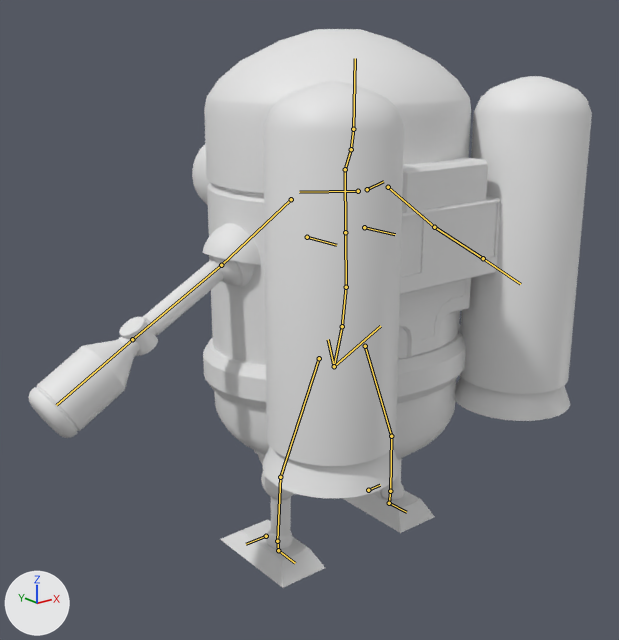
Renders of the Blender file Assets/Models/Booba Fet.blend from each side of a commit.
Before and after are seen from a camera (50 mm lens) standing at (-4.34, -5.09, 4.44) and looking at (-0.21, 0.07, 2.38). Arrows for +X, +Y and +Z are at lower left; the lights stay in place. The bones that bend it are drawn over the model as lines.
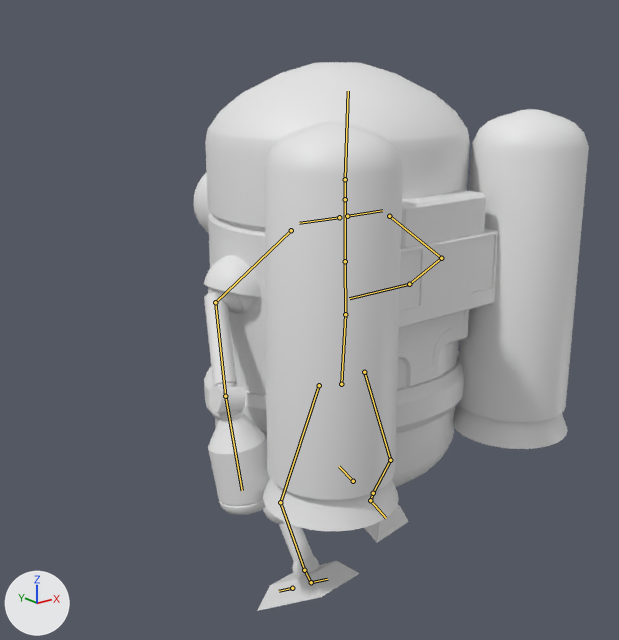
The newer file adds an action. The first version stands in its rest pose; the second is drawn at frame 0 of the action 'metarigAction.004'.

The edits, one by one:
Object 'metarig' (bone_rig_object) moves from (0.039, -0.085, -0.643) to (0.039, -0.085, -0.876).
Bone 'forearm.L' (bone_forearm_l) turns from (0, 0, 0) to (-53, 8, -51) degrees about its own x, y and z.
Bone 'hand.L' (bone_hand_l) turns from (0, 0, 0) to (-27, 54, -54) degrees about its own x, y and z.
Bone 'forearm.R' (bone_forearm_r) turns from (0, 0, 0) to (33, 9, 48) degrees about its own x, y and z.
Bone 'hand.R' (bone_hand_r) turns from (0, 0, 0) to (-34, -37, 41) degrees about its own x, y and z.
Bone 'shin.L' (bone_shin_l) turns from (0, 0, 0) to (29, -2, -6) degrees about its own x, y and z.
Bone 'shin.R' (bone_shin_r) turns from (0, 0, 0) to (-34, -4, 0) degrees about its own x, y and z.

What differs and where, as boxes (x1, y1, x2, y2) in the pictures (619 x 640 px):
'Plane.001', posed (30% narrower): before (28, 29, 592, 588); after (193, 62, 589, 611)
bone 'forearm.L', root to tip: before (434, 227) to (483, 258); after (441, 258) to (409, 284)
bone 'hand.L', root to tip: before (483, 258) to (520, 284); after (409, 284) to (349, 298)
bone 'forearm.R', root to tip: before (221, 265) to (132, 339); after (215, 302) to (225, 396)
bone 'hand.R', root to tip: before (132, 339) to (56, 405); after (225, 396) to (242, 490)
bone 'shin.L', root to tip: before (391, 436) to (390, 491); after (390, 460) to (373, 493)
bone 'shin.R', root to tip: before (280, 477) to (277, 541); after (280, 502) to (304, 570)
